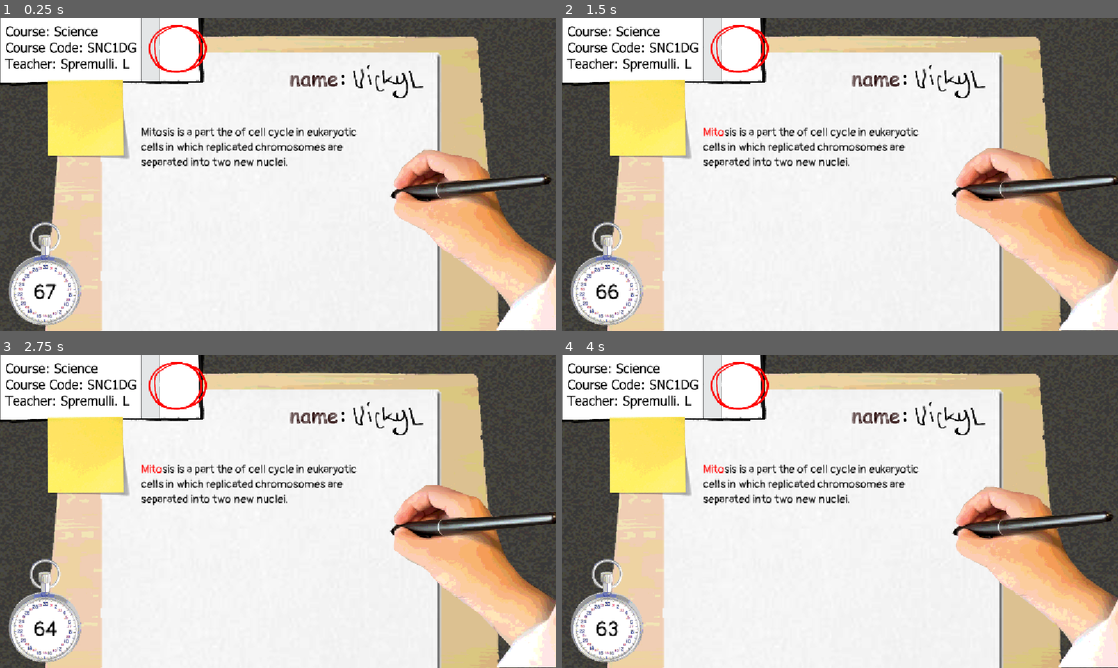
Above: before the commit, frames 1-4 (two rows, left to right).
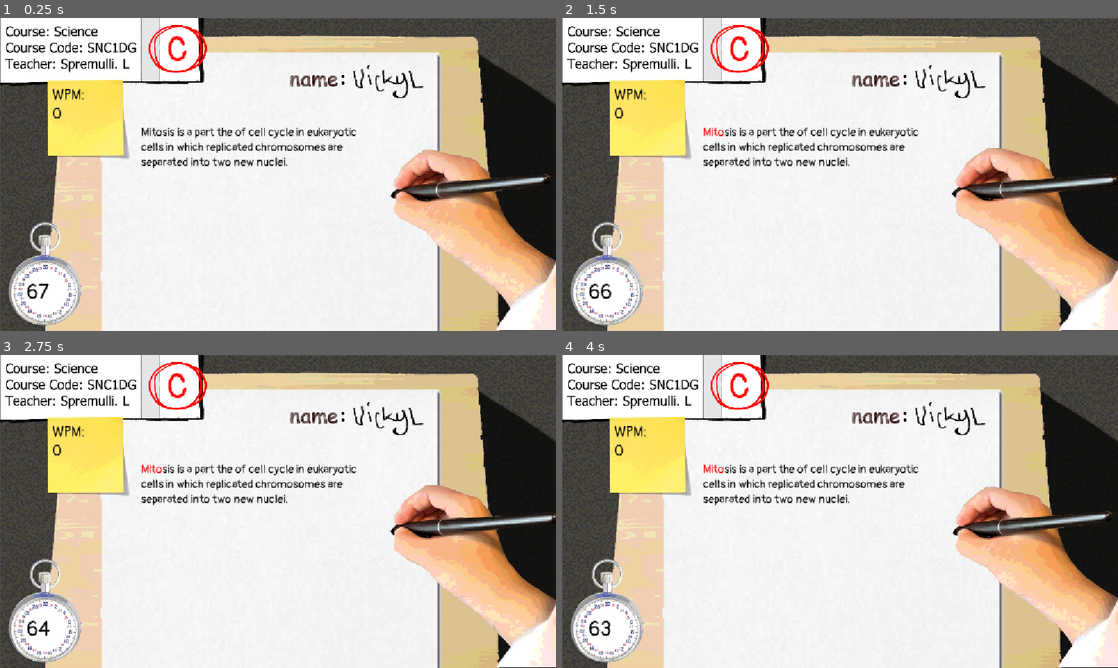
Above: after the commit, the same moments.

Repository: Vick-St3r/haven-keyboard
Game: Godot game, scene res://scenes/main_game.tscn
Two runs of this game, one before a commit and one after it. Both use one fixed random seed, a clock stepped at 60 frames per second and the inputs below.
Inputs (mouse positions are in pixels of both pictures, inside the frame that each line leads up to):
- Up to frame 1 (0.25 s): no input
- Up to frame 2 (1.5 s): click (823, 196) at 0.52 s; type "Alex" at 0.6 s; move the mouse to (962, 158) at 1.27 s; click (962, 158) at 1.42 s
- Up to frame 3 (2.75 s): move the mouse to (166, 527) at 2.02 s; click (166, 527) at 2.17 s
- Up to frame 4 (4 s): move the mouse to (895, 442) at 2.77 s; click (895, 442) at 2.92 s; move the mouse to (812, 574) at 3.52 s; click (812, 574) at 3.67 s

The runs differ from the first frame. In frame 1, 6.3% of the frame differs, in the area x 0-100%, y 0-100%; in frame 2, 6.2%; in frame 3, 6.3%; in frame 4, 6.3%.

Commit message:
poogaergkh

Diff:
--- a/scenes/main_game.tscn
+++ b/scenes/main_game.tscn
@@ -1,7 +1,7 @@
 [gd_scene format=3 uid="uid://busa3fghdrpvl"]
 
 [ext_resource type="Script" uid="uid://duvtpi0ndv331" path="res://scripts/main_game.gd" id="1_s3esy"]
-[ext_resource type="Texture2D" uid="uid://nmfrsoy2h77v" path="res://assets/maingame/floor bg.png" id="2_0rdsr"]
+[ext_resource type="Texture2D" uid="uid://qi5t6c21c2sr" path="res://assets/maingame/betterfloor.png" id="2_5cypo"]
 [ext_resource type="FontFile" uid="uid://lsxuyc7dq7r5" path="res://assets/font/Pangolin-Regular.ttf" id="2_72e8q"]
 [ext_resource type="Texture2D" uid="uid://kpj48414w7s0" path="res://assets/maingame/topofdesk.png" id="3_ipu61"]
 [ext_resource type="Script" uid="uid://wk6n20yv77cp" path="res://scenes/text_edit.gd" id="5_70vka"]
@@ -38,11 +38,11 @@
 script = ExtResource("1_s3esy")
 
 [node name="bg" type="TextureRect" parent="." unique_id=105246504]
-offset_left = -150.0
-offset_top = -38.0
-offset_right = 1348.0
-offset_bottom = 699.0
-texture = ExtResource("2_0rdsr")
+offset_left = 2.0
+offset_top = 3.0
+offset_right = 1154.0
+offset_bottom = 651.0
+texture = ExtResource("2_5cypo")
 
 [node name="deskpaper" type="TextureRect" parent="." unique_id=837888128]
 offset_right = 1152.0
@@ -62,23 +62,45 @@
 offset_bottom = 648.0
 texture = ExtResource("10_nqdth")
 
+[node name="actualgrade" type="Label" parent="grade" unique_id=2145065636]
+layout_mode = 0
+offset_left = 345.0
+offset_top = 21.0
+offset_right = 392.0
+offset_bottom = 112.0
+theme_override_colors/font_color = Color(1, 0, 0, 1)
+theme_override_fonts/font = ExtResource("2_72e8q")
+theme_override_font_sizes/font_size = 72
+text = "C"
+
 [node name="stickynote" type="Sprite2D" parent="." unique_id=1689418433]
 position = Vector2(183, 209)
 texture = ExtResource("8_5cypo")
+
+[node name="wpm" type="Label" parent="stickynote" unique_id=286057988]
+offset_left = -75.0
+offset_top = -67.0
+offset_right = 48.0
+offset_bottom = 8.0
+theme_override_colors/font_color = Color(0, 0, 0, 1)
+theme_override_fonts/font = ExtResource("2_72e8q")
+theme_override_font_sizes/font_size = 28
+text = "WPM:
+"
 
 [node name="clock" type="Sprite2D" parent="." unique_id=1052357420]
 position = Vector2(93, 529)
 texture = ExtResource("9_2l77h")
 
 [node name="time" type="Label" parent="clock" unique_id=1191286392]
-offset_left = -23.0
-offset_top = 13.0
-offset_right = 30.0
-offset_bottom = 67.0
+offset_left = -38.0
+offset_top = 12.0
+offset_right = 36.0
+offset_bottom = 66.0
 theme_override_colors/font_color = Color(0, 0, 0, 1)
 theme_override_fonts/font = ExtResource("2_72e8q")
 theme_override_font_sizes/font_size = 42
-text = "10"
+text = "100"
 
 [node name="texttype" type="RichTextLabel" parent="." unique_id=2095181091]
 offset_left = 292.0
--- a/scenes/score.tscn
+++ b/scenes/score.tscn
@@ -1,7 +1,10 @@
 [gd_scene format=3 uid="uid://vj3uujx8ng54"]
+
+[ext_resource type="Texture2D" uid="uid://nmfrsoy2h77v" path="res://assets/maingame/floor bg.png" id="1_8juob"]
 
 [node name="Score" type="Node" unique_id=1158445384]
 
-[node name="TextureRect" type="TextureRect" parent="." unique_id=1557537278]
+[node name="bg" type="TextureRect" parent="." unique_id=1557537278]
 offset_right = 40.0
 offset_bottom = 40.0
+texture = ExtResource("1_8juob")
--- a/scripts/main_game.gd
+++ b/scripts/main_game.gd
@@ -24,6 +24,9 @@
 var previous_length: int = 0
 var wpm: int = 0
 var minutes: float = 0.0
+
+@onready var wpmnote = $stickynote/wpm
+@onready var grade = $grade/actualgrade
 
 # Called when the node enters the scene tree for the first time.
 func _ready() -> void:
@@ -70,7 +73,11 @@
 	timertext.text = str(int(timeLeft))
 	minutes = sec/60
 	wpm = (total_characters_typed/5)/(minutes +0.000001)
-	print(wpm)
+	wpmnote.text = "WPM: \n" + str(wpm)
+	if wpm >= 80:
+		grade.text = "A"
+	else:
+		print("poop")
 
 func _on_text_edit_text_changed() -> void:
 	total_characters_typed = textedit.text.length()
Binary file added: assets/maingame/betterfloor.png
Not shown, added: assets/maingame/betterfloor.png.import
